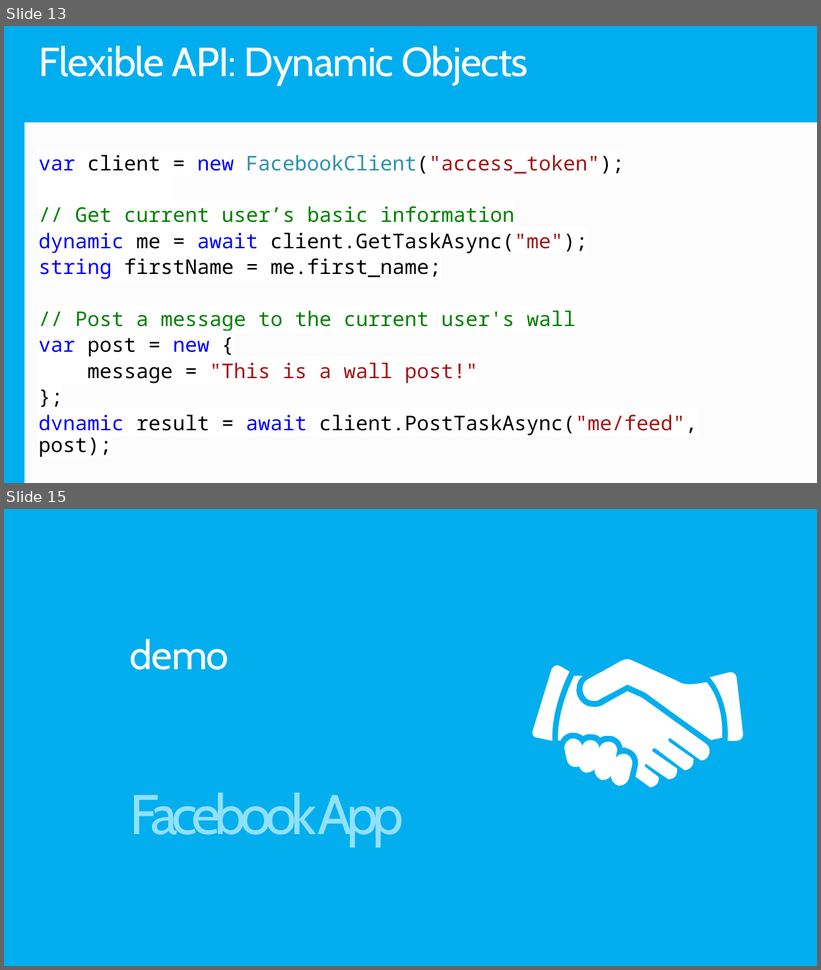
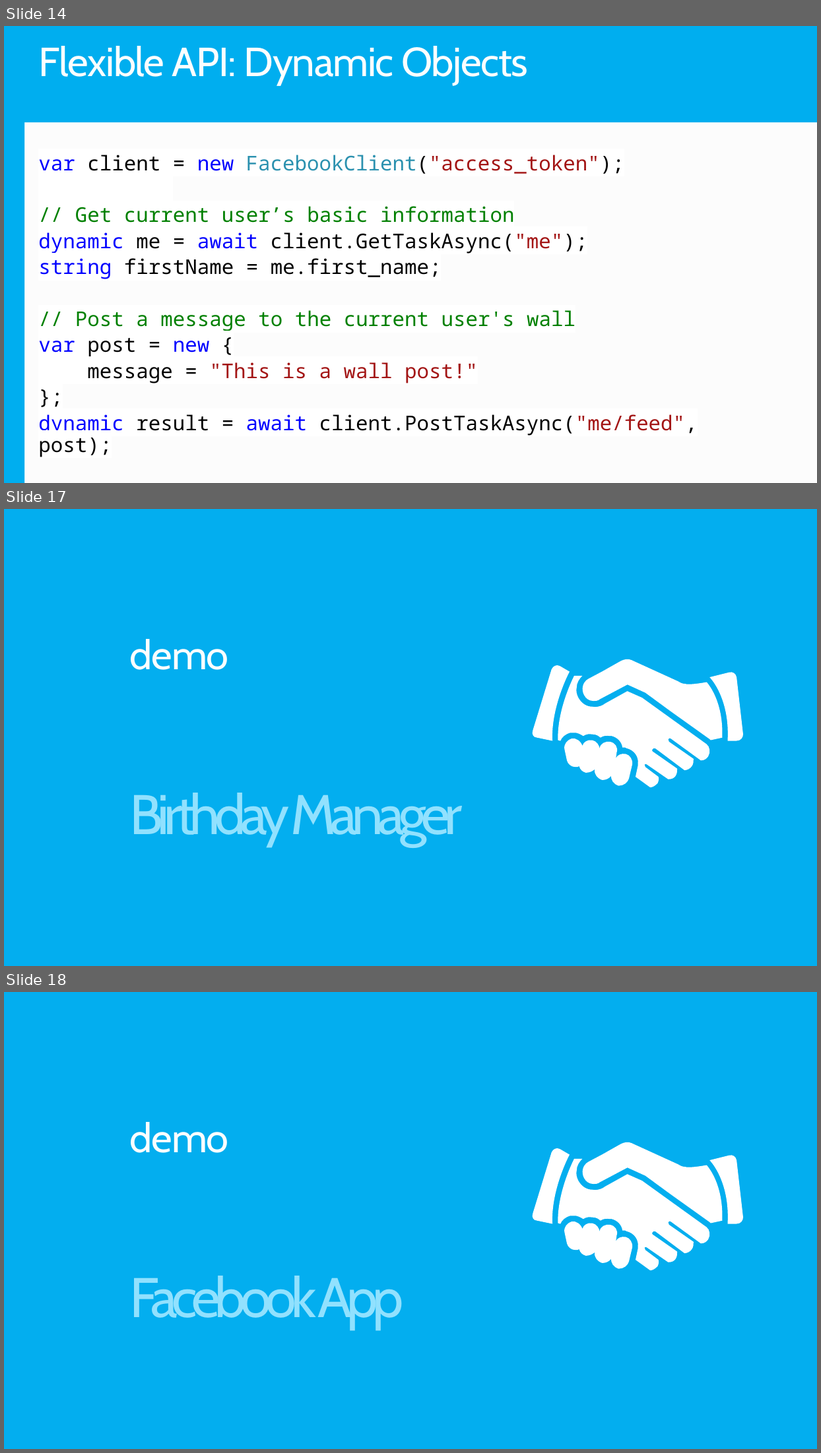
Before and after one commit to Microsoft-Web/PRESENTATION-BuildingSocialWebApps, a slide deck: BuildingSocialWebApps.pptx. Shown one above the other, each under a label of ours: slides 13 and 15 before the commit, slides 14, 17 and 18 after it; the slides between them are not shown. The pictures are 821x970 and 821x1453 pixels, drawn with LibreOffice and Linux fonts; fonts in the diff are those of the drawing. Boxes give left, top, right and bottom in pixels: in the first picture for what was removed or moved away, otherwise in the second. Text is boxed around its words. In the diff, an @@ line names an element or a change of style, - is before the commit and + after.

```diff
--- a/BuildingSocialWebApps.pptx
+++ b/BuildingSocialWebApps.pptx
@@ slide 17 added at box(4, 509, 817, 966), background #00AEEF; not listed: 5 template elements that a slide beside it also shows @@
@@ title added at box(130, 639, 229, 670), 48 pt, text #FFFFFF at 98% opacity @@
+demo
@@ text added at box(130, 793, 463, 847), 66 pt, text #93E2FF @@
+Birthday Manager
@@ what was slide 13 is now slide 14 @@
@@ what was slide 15 is now slide 18 @@
```
Also in this commit, not shown: 4 slides changed, 3 other slides added, 1 slide removed.
